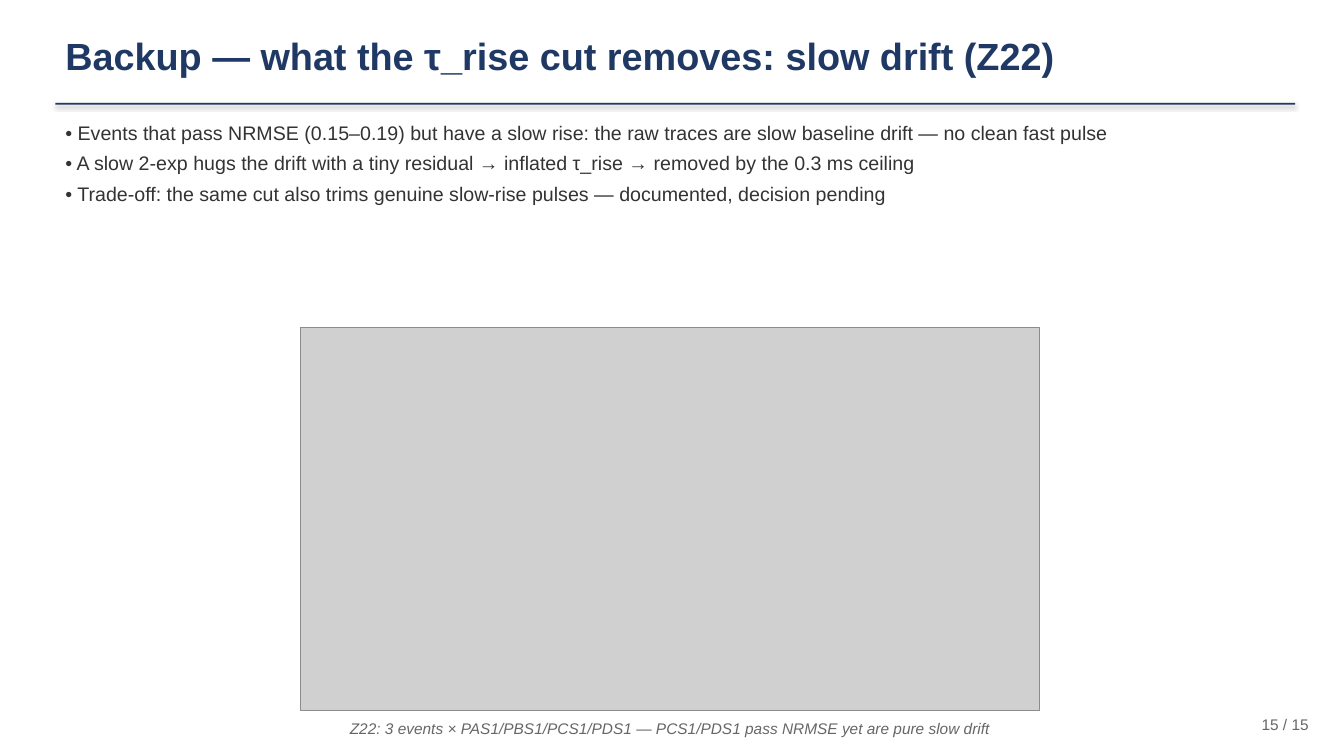
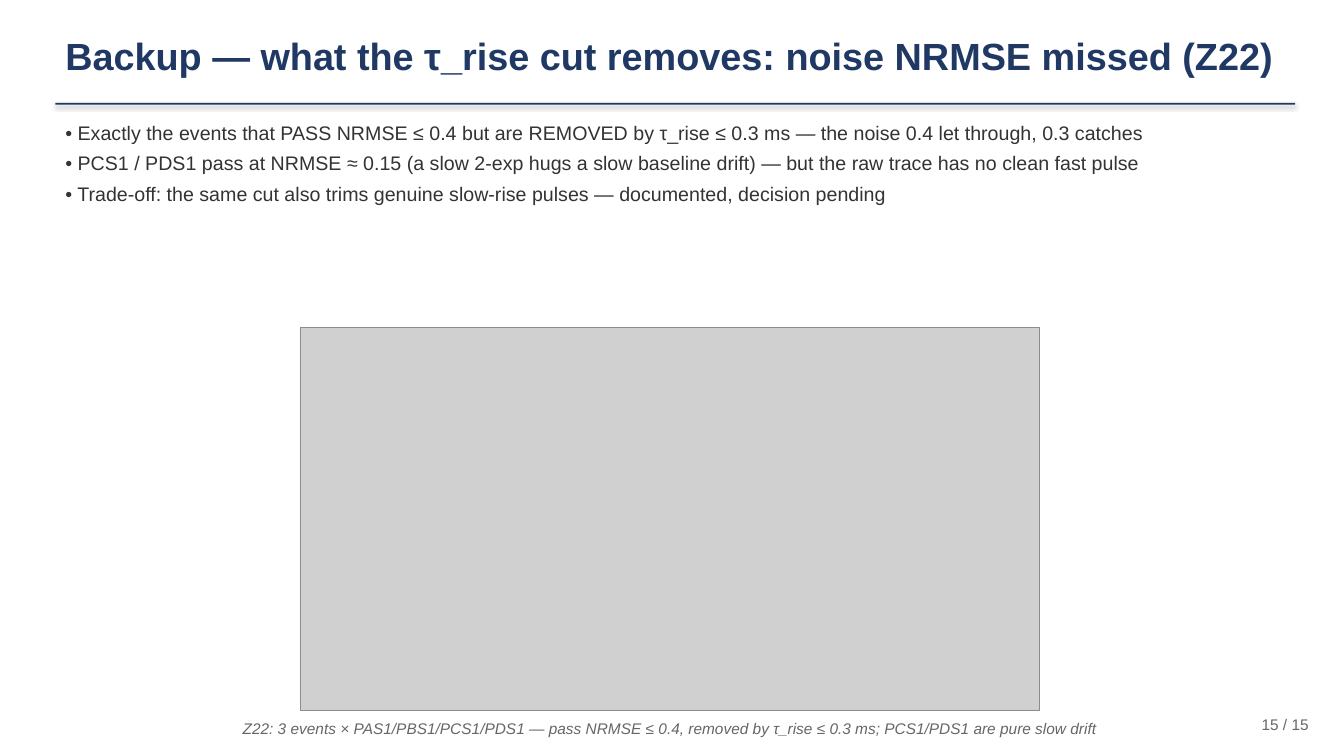
Before and after one commit to ZhihengLi0/urop, a slide deck: slide 15 of snolab/presentation/SNOLAB_R4_pulse_templates_20260715.pptx. Drawn at 1344x756 pixels with LibreOffice and Linux fonts; fonts in the diff are those of the drawing; grey boxes stand for pictures. Boxes give left, top, right and bottom in pixels: in the first picture for what was removed or moved away, otherwise in the second. Text is boxed around its words. In the diff, an @@ line names an element or a change of style, - is before the commit and + after.

```diff
--- a/snolab/presentation/SNOLAB_R4_pulse_templates_20260715.pptx
+++ b/snolab/presentation/SNOLAB_R4_pulse_templates_20260715.pptx
@@ text at bbox=[65, 42, 1272, 78]: text changed @@
-Backup — what the τ_rise cut removes: slow drift (Z22)
+Backup — what the τ_rise cut removes: noise NRMSE missed (Z22)
@@ text at bbox=[78, 125, 1143, 174]: text changed @@
-• Events that pass NRMSE (0.15–0.19) but have a slow rise: the raw traces are slow baseline drift — no clean fast pulse
-• A slow 2-exp hugs the drift with a tiny residual → inflated τ_rise → removed by the 0.3 ms ceiling
+• Exactly the events that PASS NRMSE ≤ 0.4 but are REMOVED by τ_rise ≤ 0.3 ms — the noise 0.4 let through, 0.3 catches
+• PCS1 / PDS1 pass at NRMSE ≈ 0.15 (a slow 2-exp hugs a slow baseline drift) — but the raw trace has no clean fast pulse
@@ text at bbox=[243, 723, 1096, 737]: text changed @@
-Z22: 3 events × PAS1/PBS1/PCS1/PDS1 — PCS1/PDS1 pass NRMSE yet are pure slow drift
+Z22: 3 events × PAS1/PBS1/PCS1/PDS1 — pass NRMSE ≤ 0.4, removed by τ_rise ≤ 0.3 ms; PCS1/PDS1 are pure slow drift
```
Also in this commit, not shown: 7 other files.
